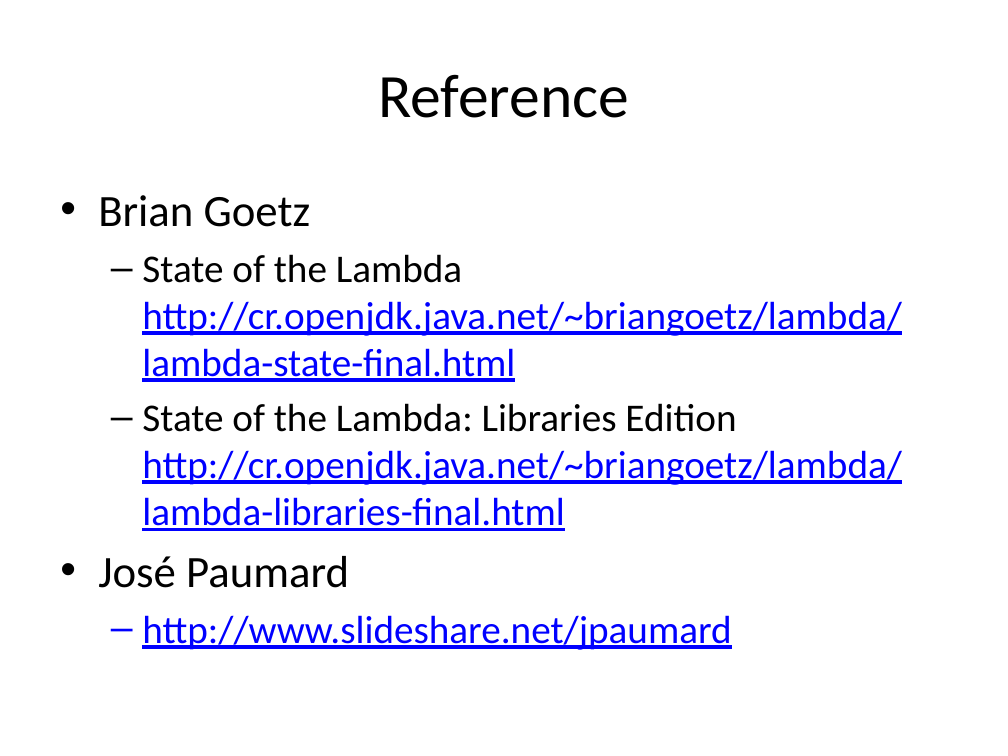
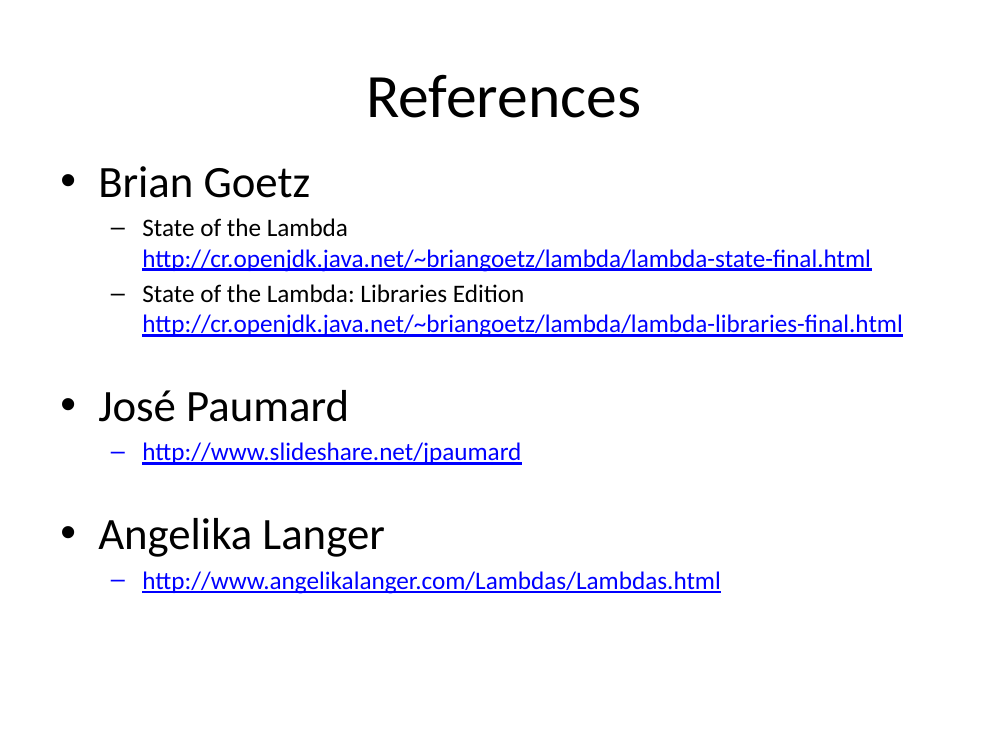
Before and after one commit to kwakeroni/workshops, a slide deck: slide 45 of workshop-java8.pptx. Drawn at 1008x756 pixels with LibreOffice and Linux fonts; fonts in the diff are those of the drawing. Boxes give left, top, right and bottom in pixels: in the first picture for what was removed or moved away, otherwise in the second. Text is boxed around its words. In the diff, an @@ line names an element or a change of style, - is before the commit and + after.

```diff
--- a/workshop-java8.pptx
+++ b/workshop-java8.pptx
@@ title at [366, 74, 641, 118]: text changed @@
-Reference
+References
@@ text "Brian Goetz": place and size @@
-text "Brian Goetz" at [98, 195, 902, 650]
+text "Brian Goetz" at [98, 166, 902, 594]
@@ text at [142, 218, 902, 337]: text changed; size 28 to 18 pt @@
-  – State of the Lambda
-    http://cr.openjdk.java.net/~briangoetz/lambda/
-    lambda-state-final.html
-  – State of the Lambda: Libraries Edition
-    http://cr.openjdk.java.net/~briangoetz/lambda/
-    lambda-libraries-final.html
+  – State of the Lambda
+    http://cr.openjdk.java.net/~briangoetz/lambda/lambda-state-final.html
+  – State of the Lambda: Libraries Edition
+    http://cr.openjdk.java.net/~briangoetz/lambda/lambda-libraries-final.html
@@ text at [142, 442, 521, 465]: size 28 to 18 pt in "http://www.slideshare.net/jpaumard"; less space between paragraphs @@
@@ text at [98, 518, 720, 594]: paragraphs added @@
+• Angelika Langer
+  – http://www.angelikalanger.com/Lambdas/Lambdas.html
```
Also in this commit, not shown: 3 other slides changed, 9 other files.
